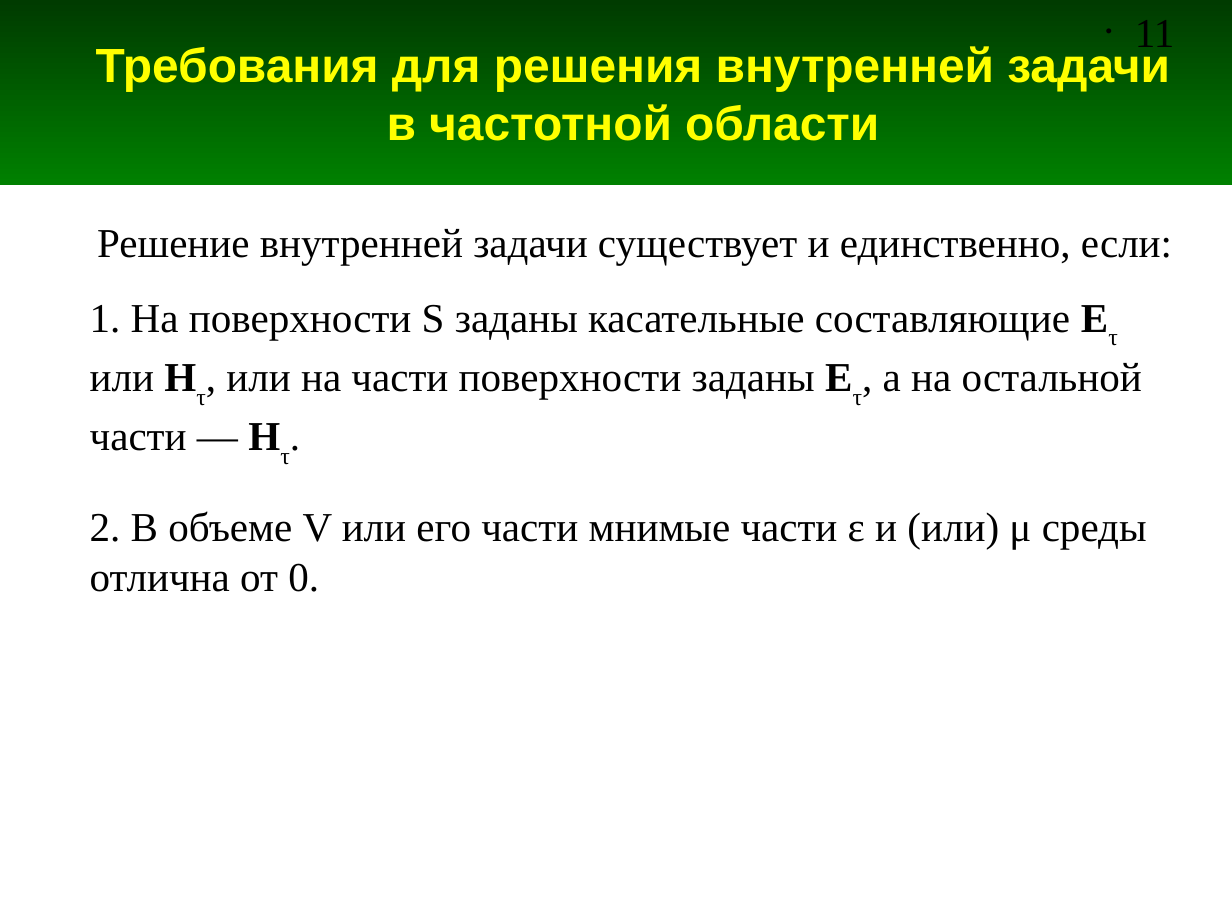
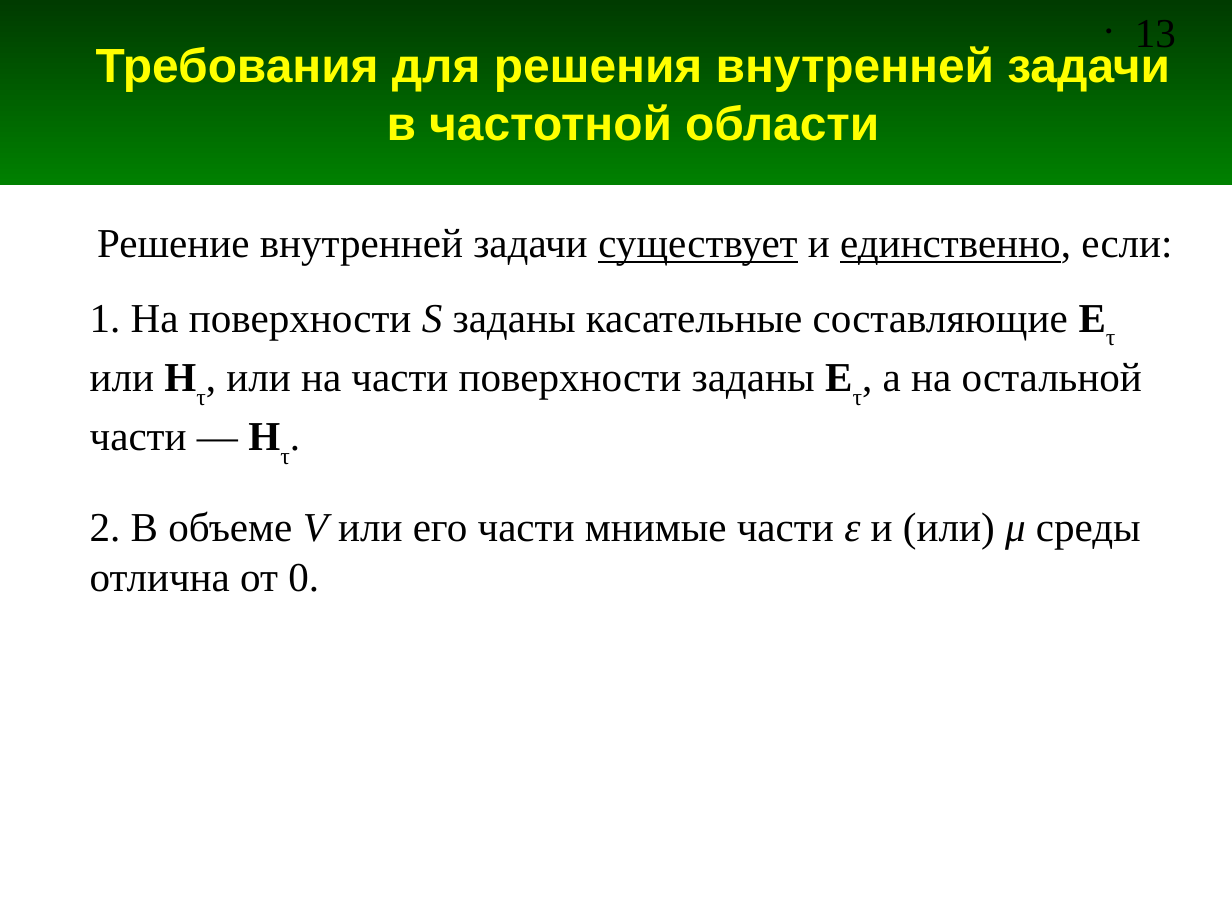
Before and after one commit to andris0147sv/modelling, a slide deck: slide 13 of presentations/1. Problem Statement.odp (slide 11 before the commit). Drawn at 1232x924 pixels with LibreOffice and Linux fonts; fonts in the diff are those of the drawing. Boxes give left, top, right and bottom in pixels: in the first picture for what was removed or moved away, otherwise in the second. Text is boxed around its words. In the diff, an @@ line names an element or a change of style, - is before the commit and + after.

```diff
--- a/presentations/1. Problem Statement.odp
+++ b/presentations/1. Problem Statement.odp
@@ page number at <box>1135,20,1176,47</box>: text changed @@
-• 11
+• 13
@@ text "Решение внутренней задачи существует и ..." at <box>97,229,1172,265</box>: underline on in "существует единственно," @@
@@ text "1. На поверхности S заданы ..." at <box>90,304,1142,451</box>: italic on in "S" @@
@@ text "2. В объеме V или ..." at <box>90,511,1141,592</box>: italic on in "V ε μ" @@
```
Also in this commit, not shown: 8 other slides changed, 3 slides added, 3 other files.
